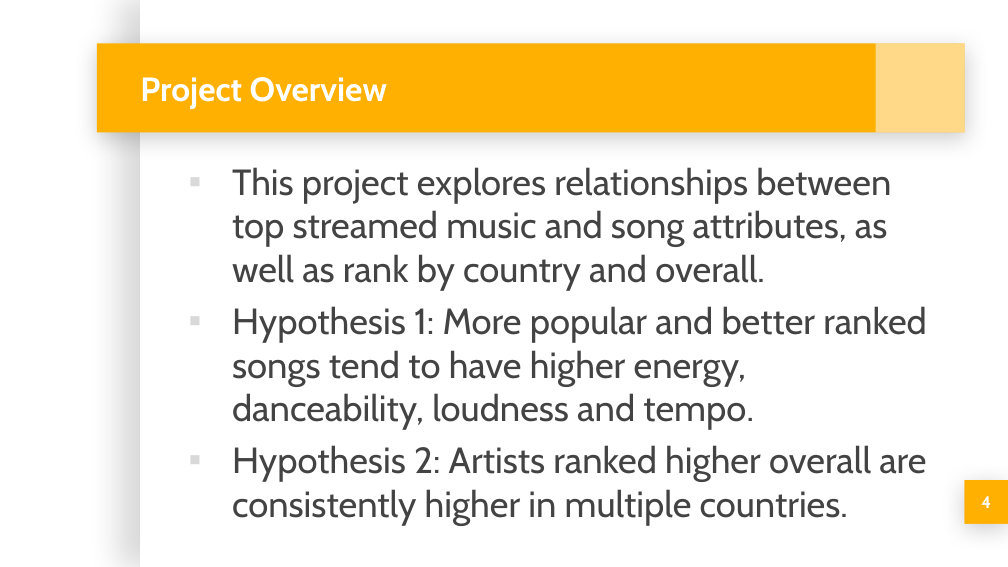
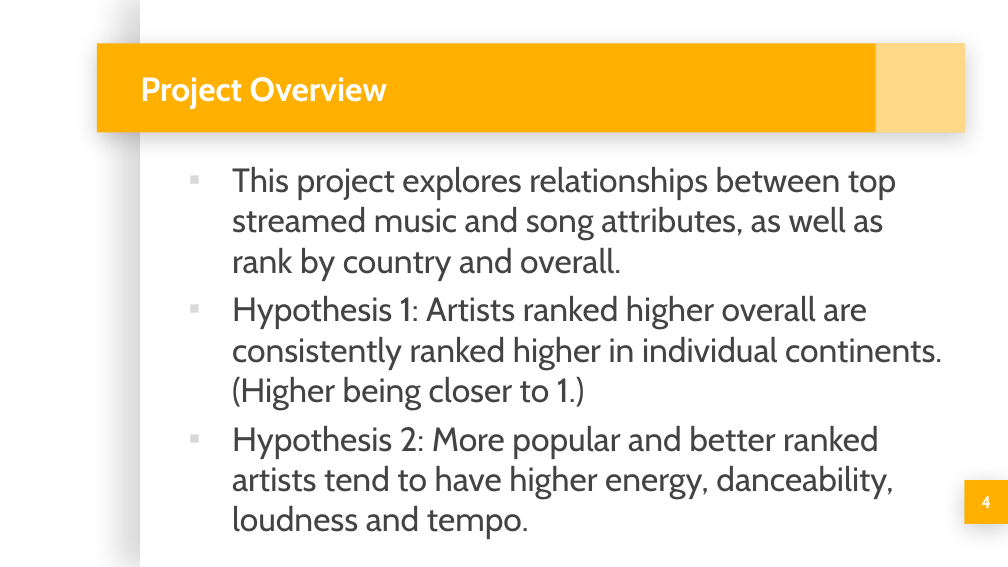
Before and after one commit to michellesimek/project_1, a slide deck: slide 4 of Project 1 PPT.pptx. Drawn at 1008x567 pixels with LibreOffice and Linux fonts; fonts in the diff are those of the drawing; background and template pictures are left out. Boxes give left, top, right and bottom in pixels: in the first picture for what was removed or moved away, otherwise in the second. Text is boxed around its words. In the diff, an @@ line names an element or a change of style, - is before the commit and + after.

```diff
--- a/Project 1 PPT.pptx
+++ b/Project 1 PPT.pptx
@@ text at box(232, 167, 896, 281): size 26 to 24 pt in "This project explores relationships between top streamed ..." @@
@@ text at box(232, 296, 942, 539): text changed; size 26 to 24 pt @@
-▪ Hypothesis 1: More popular and better ranked songs tend to have higher energy, danceability, loudness and tempo.
-▪ Hypothesis 2: Artists ranked higher overall are consistently higher in multiple countries.
+▪ Hypothesis 1: Artists ranked higher overall are consistently ranked higher in individual continents. (Higher being closer to 1.)
+▪ Hypothesis 2: More popular and better ranked artists tend to have higher energy, danceability, loudness and tempo.
```
Also in this commit, not shown: 9 other slides changed, 11 slides added.
